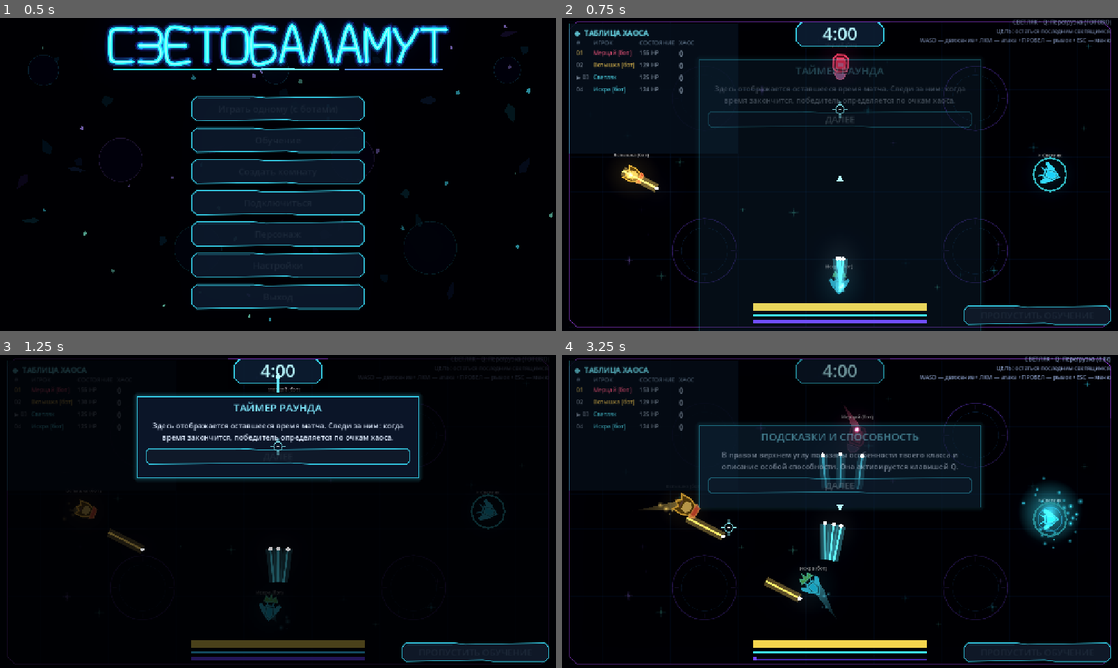
Above: before the commit, frames 1-4 (two rows, left to right).
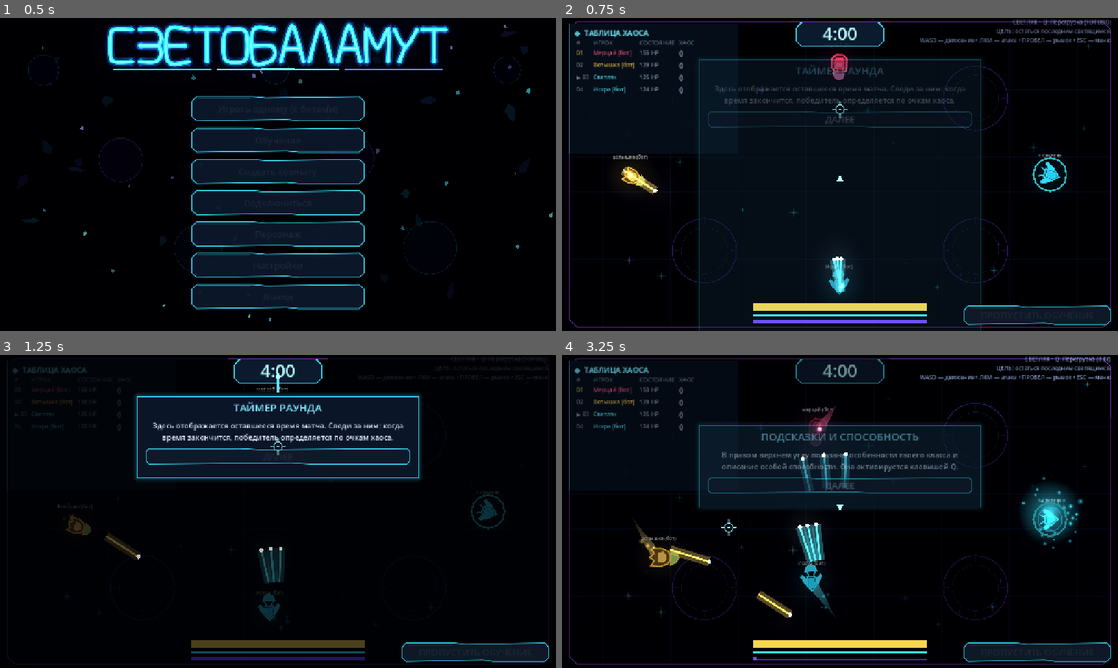
Above: after the commit, the same moments.

Repository: DvoreZZKy/svetobalamut
Game: Godot game, scene res://scenes/menu.tscn
Two runs of this game, one before a commit and one after it. Both use one fixed random seed, a clock stepped at 60 frames per second and the inputs below.
Inputs (mouse positions are in pixels of both pictures, inside the frame that each line leads up to):
- Up to frame 1 (0.5 s): no input
- Up to frame 2 (0.75 s): click "Играть одному (с ботами)" at 0.5 s
- Up to frame 3 (1.25 s): no input
- Up to frame 4 (3.25 s): tap Enter (restart) at 1.25 s; move the mouse to (962, 495) at 1.27 s; hold D (right) 1.28-2 s; tap Q (ability) at 1.35 s; click (962, 495) at 1.42 s; click "ДАЛЕЕ" at 2 s; move the mouse to (728, 527) at 2.77 s; hold S (down) from 2.78 s (still down); tap Space (dash) at 2.85 s

Frame 1 is identical in both runs. In frame 2, 0.6% of the frame differs, in the area x 9-52%, y 9-89%; in frame 3, 1.0%; in frame 4, 3.8%, in the area x 13-56%, y 16-84%.

Commit message:
Add meteor shower hazard to match simulation

Diff:
--- a/scripts/sim.gd
+++ b/scripts/sim.gd
@@ -40,6 +40,8 @@
 var players := {}
 var bullets: Array = []
 var eaters: Array = []
+var meteors: Array = []
+var meteor_timer := 14.0
 var effects := {}
 var events: Array = []
 var inputs := {}
@@ -63,6 +65,8 @@
 	players.clear()
 	bullets.clear()
 	eaters.clear()
+	meteors.clear()
+	meteor_timer = rng.randf_range(12.0, 18.0)
 	effects.clear()
 	events.clear()
 	inputs.clear()
@@ -133,6 +137,7 @@
 	_collisions(dt)
 	_update_bullets(dt)
 	_update_eaters(dt)
+	_meteor_tick(dt)
 	_bomb_tick(dt)
 	for id in players.keys():
 		var p: Dictionary = players[id]
@@ -561,6 +566,42 @@
 				# Separation must never push anyone out of the arena.
 				a.pos = (a.pos as Vector2).clamp(Vector2(30, 30), A - Vector2(30, 30))
 				b.pos = (b.pos as Vector2).clamp(Vector2(30, 30), A - Vector2(30, 30))
+
+
+func _meteor_tick(dt: float) -> void:
+	meteor_timer -= dt
+	if meteor_timer <= 0.0 and meteors.size() < 3:
+		var target := Vector2(rng.randf_range(100.0, A.x - 100.0), rng.randf_range(100.0, A.y - 100.0))
+		meteors.append({"pos": target, "t": 1.15, "id": next_id})
+		next_id += 1
+		events.append({"t": "meteor_warn", "x": target.x, "y": target.y, "c": 0})
+		meteor_timer = rng.randf_range(8.0, 13.0)
+	var keep: Array = []
+	for meteor in meteors:
+		meteor.t -= dt
+		if meteor.t > 0.0:
+			keep.append(meteor)
+			continue
+		var center: Vector2 = meteor.pos
+		const RADIUS := 138.0
+		for p in players.values():
+			if p.shadow or p.decoy:
+				continue
+			var offset: Vector2 = p.pos - center
+			var distance := offset.length()
+			if distance < RADIUS:
+				var strength := 1.0 - distance / RADIUS
+				_damage(p, 42.0 * (0.45 + strength * 0.55), 0, false)
+				p.vel += (offset.normalized() if distance > 0.01 else Vector2.UP) * (420.0 + 520.0 * strength)
+		for eater in eaters:
+			if not eater.dead and eater.pos.distance_to(center) < RADIUS:
+				eater.hp -= 5
+				eater.flash = 0.25
+				if eater.hp <= 0:
+					eater.dead = true
+		events.append({"t": "meteor_impact", "x": center.x, "y": center.y, "c": 0, "r": RADIUS})
+		shake_req = maxf(shake_req, 16.0)
+	meteors = keep
 
 
 func _update_bullets(dt: float) -> void:
@@ -920,6 +961,9 @@
 			"iv": p.inv, "dc": p.dash_cd, "pt": p.pts, "wc": 0.0, "wa": int(p.wave_ammo), "wr": float(p.wave_reload_t),
 			"hpmax": p.max_light, "acd": p.ability_cd, "ab": p.ability_t, "bot": not p.human,
 			"ki": p.kills, "dr": p.derp_t, "d": p.decoy, "h": p.hit_t, "dt": p.dash_t > 0.0})
+	var mt: Array = []
+	for meteor in meteors:
+		mt.append([meteor.pos, float(meteor.t)])
 	var bl: Array = []
 	for b in bullets:
 		bl.append([b.id, b.pos, b.vel, b.owner, b.bn, int(players.get(b.owner, {}).get("kind", 0)), float(b.get("radius", 6.0))])
@@ -927,4 +971,4 @@
 	for e in eaters:
 		ea.append([e.id, e.pos, e.vel, e.type, e.hp, e.flash])
 	return {"pl": pl, "bl": bl, "ea": ea, "fx": effects.duplicate(), "tl": time_left,
-		"ph": phase, "wn": winner, "bomb": bomb_id, "bt": bomb_t}
+		"ph": phase, "wn": winner, "bomb": bomb_id, "bt": bomb_t, "mt": mt}
